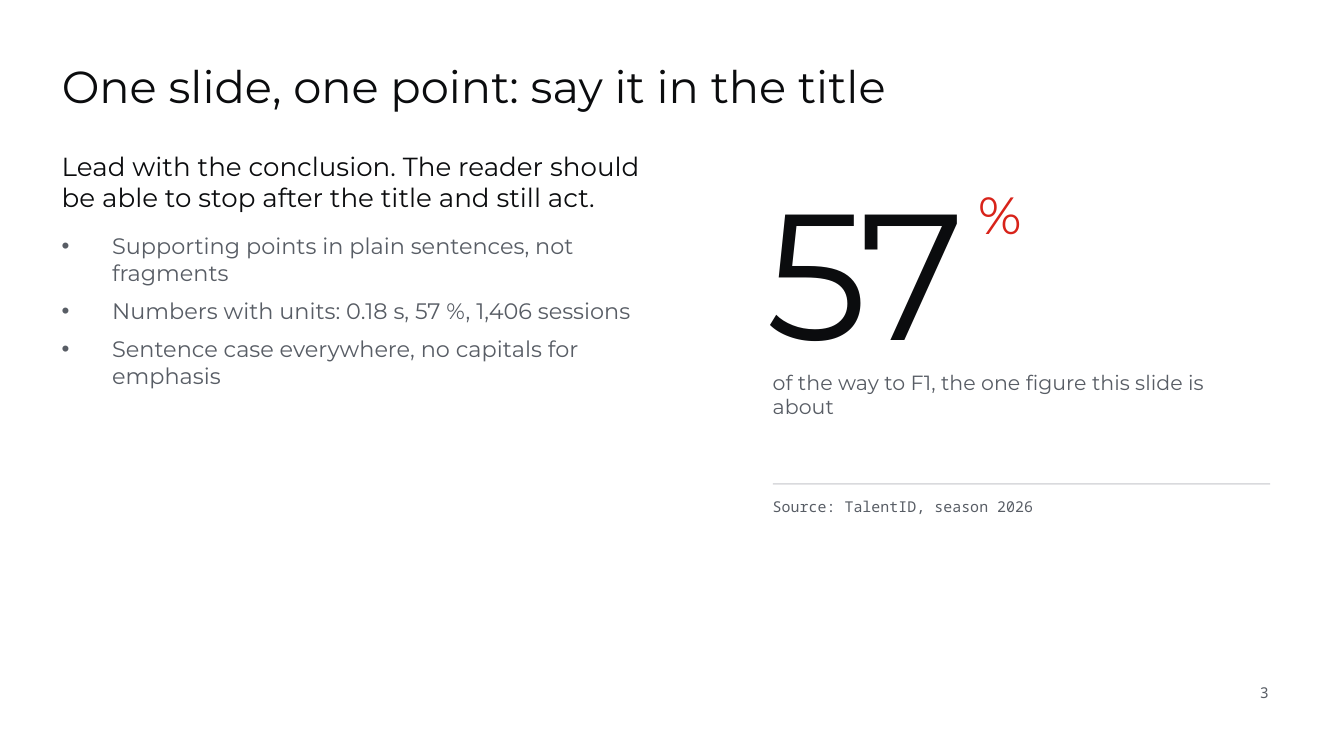
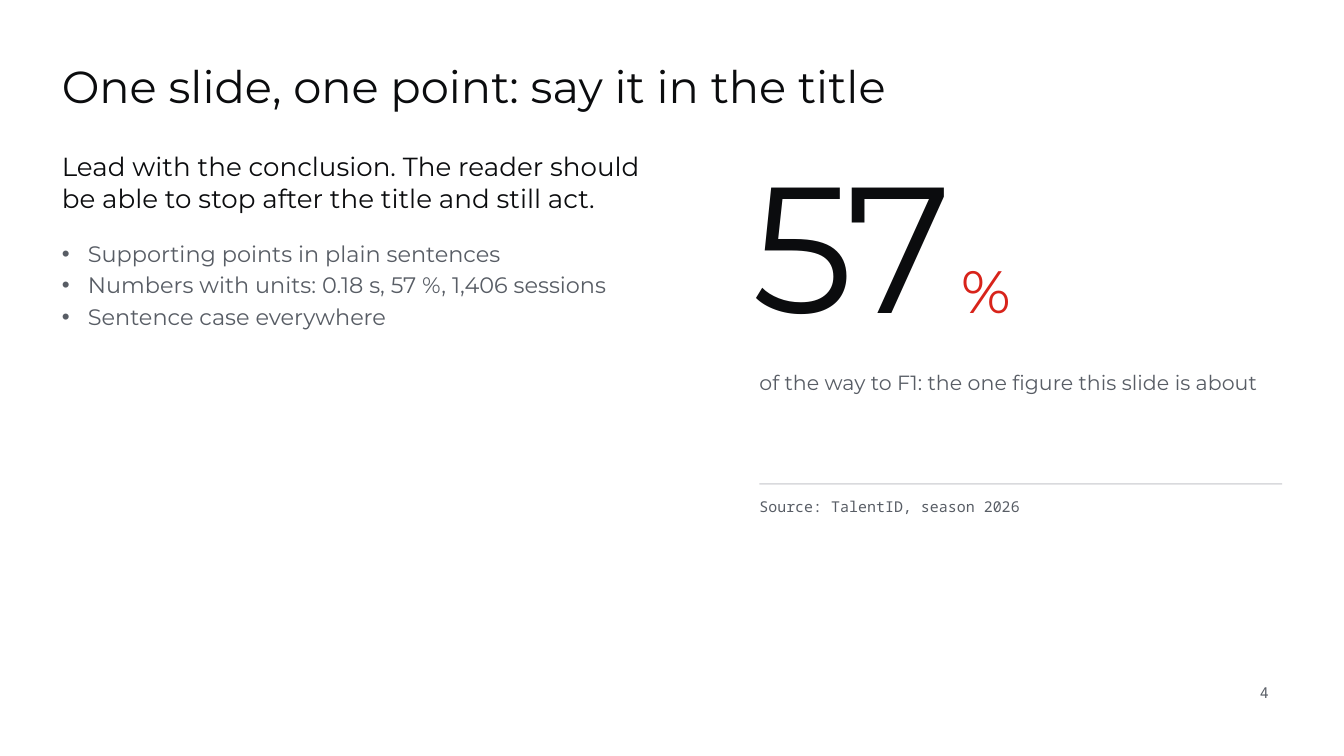
Before and after one commit to Smedley-Group-Advanced-Technology/brand-book-sg, a slide deck: slide 4 of assets/templates/smedley-group-slides.pptx (slide 3 before the commit). Drawn at 1344x756 pixels with LibreOffice and Linux fonts; fonts in the diff are those of the drawing; background and template pictures are left out. Boxes give left, top, right and bottom in pixels: in the first picture for what was removed or moved away, otherwise in the second. Text is boxed around its words. In the diff, an @@ line names an element or a change of style, - is before the commit and + after.

```diff
--- a/assets/templates/smedley-group-slides.pptx
+++ b/assets/templates/smedley-group-slides.pptx
@@ text "57 %" at (x1=753, y1=187, x2=952, y2=314): vertical alignment top to bottom @@
@@ text at (x1=62, y1=156, x2=639, y2=296): more space between paragraphs; indent changed; less space between paragraphs @@
@@ text at (x1=753, y1=187, x2=952, y2=314): text changed @@
-57
+57 %
@@ text removed at (x1=978, y1=183, x2=1059, y2=250) @@
-%
@@ text at (x1=88, y1=245, x2=501, y2=267): text changed @@
-• Supporting points in plain sentences, not fragments
+• Supporting points in plain sentences
@@ text at (x1=88, y1=308, x2=386, y2=330): text changed @@
-• Sentence case everywhere, no capitals for emphasis
+• Sentence case everywhere
@@ text at (x1=759, y1=374, x2=1257, y2=394): text changed @@
-of the way to F1, the one figure this slide is about
+of the way to F1: the one figure this slide is about
@@ text "Source: TalentID, season 2026" moved from (x1=773, y1=500, x2=1033, y2=514) to (x1=759, y1=500, x2=1020, y2=514) @@
@@ text "Source: TalentID, season 2026" at (x1=759, y1=500, x2=1020, y2=514): more space between paragraphs @@
@@ line added from (759, 484) to (1282, 484), #D9DADD 0.75 pt @@
@@ line removed from (773, 484) to (1270, 484) @@
@@ page number at (x1=1260, y1=687, x2=1269, y2=698): text changed @@
-3
+4
```
Also in this commit, not shown: 5 other slides changed, 10 slides added, 2 slides removed, 36 other files.
